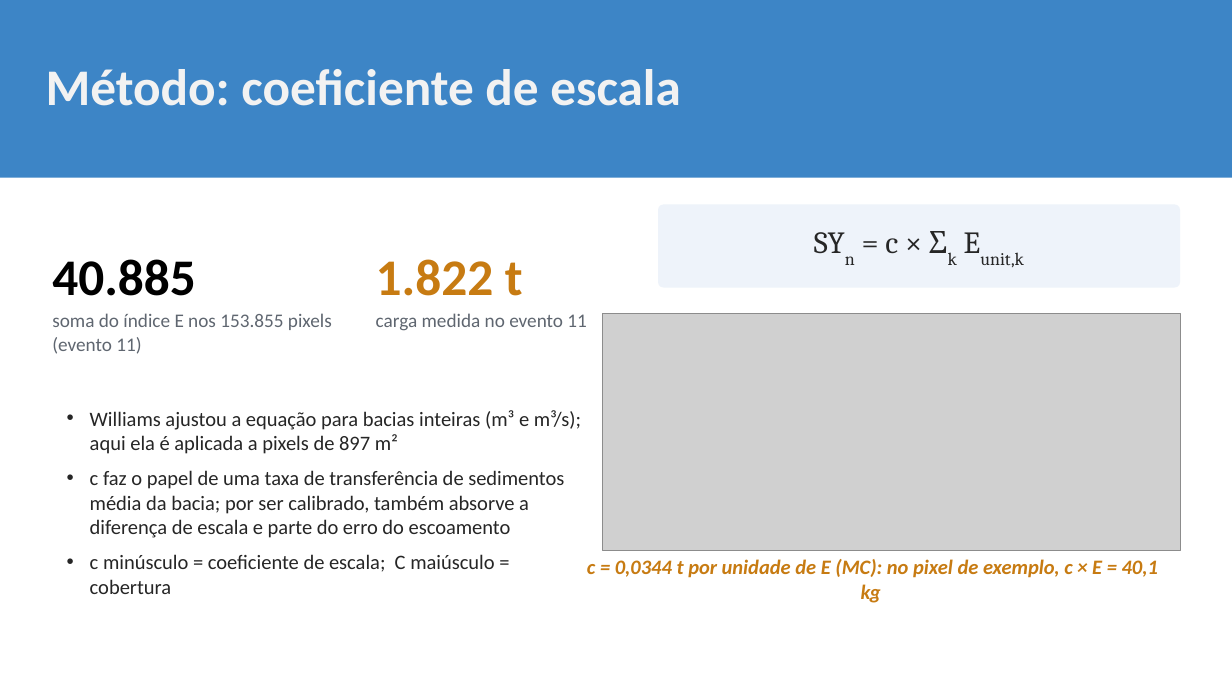
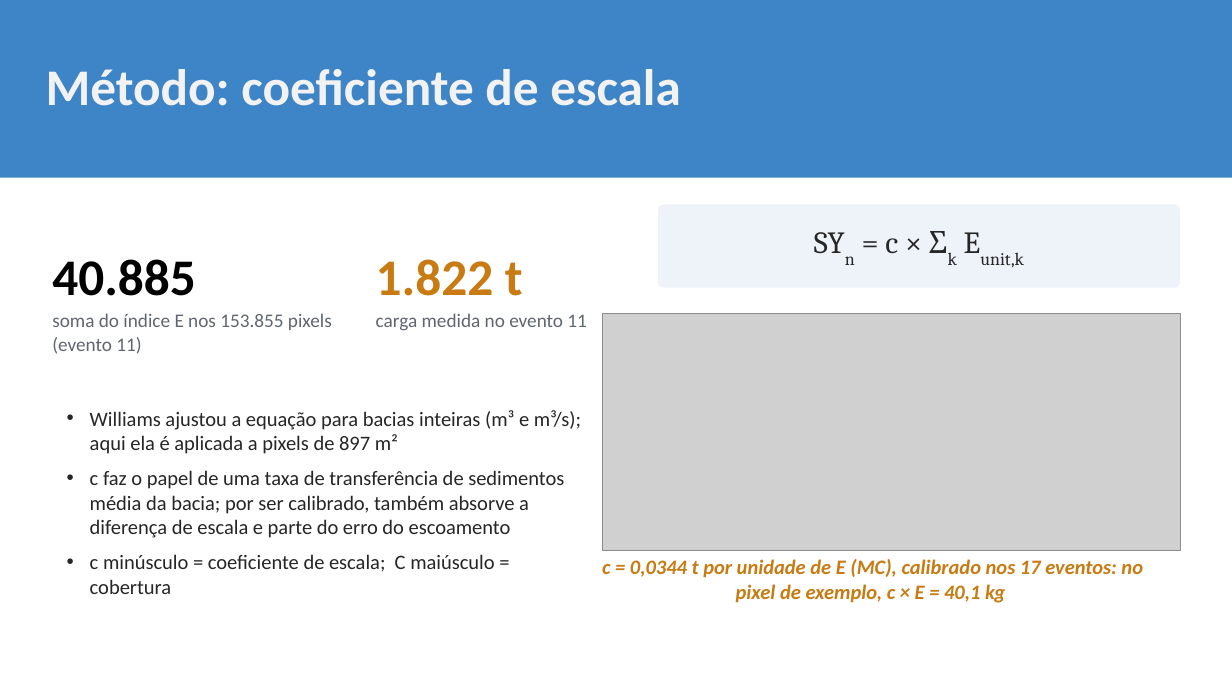
Before and after one commit to mateusvivarelli/TCC, a slide deck: slide 19 of Apresentacao/slideTCC_18-11_sugestoes.pptx. Drawn at 1232x693 pixels with LibreOffice and Linux fonts; fonts in the diff are those of the drawing; grey boxes stand for pictures; background and template pictures are left out. Boxes give left, top, right and bottom in pixels: in the first picture for what was removed or moved away, otherwise in the second. Text is boxed around its words. In the diff, an @@ line names an element or a change of style, - is before the commit and + after.

```diff
--- a/Apresentacao/slideTCC_18-11_sugestoes.pptx
+++ b/Apresentacao/slideTCC_18-11_sugestoes.pptx
@@ text at (602,559,1143,603): text changed @@
-c = 0,0344 t por unidade de E (MC): no pixel de exemplo, c × E = 40,1 kg
+c = 0,0344 t por unidade de E (MC), calibrado nos 17 eventos: no pixel de exemplo, c × E = 40,1 kg
```
Also in this commit, not shown: 9 other slides changed, 11 other files.
